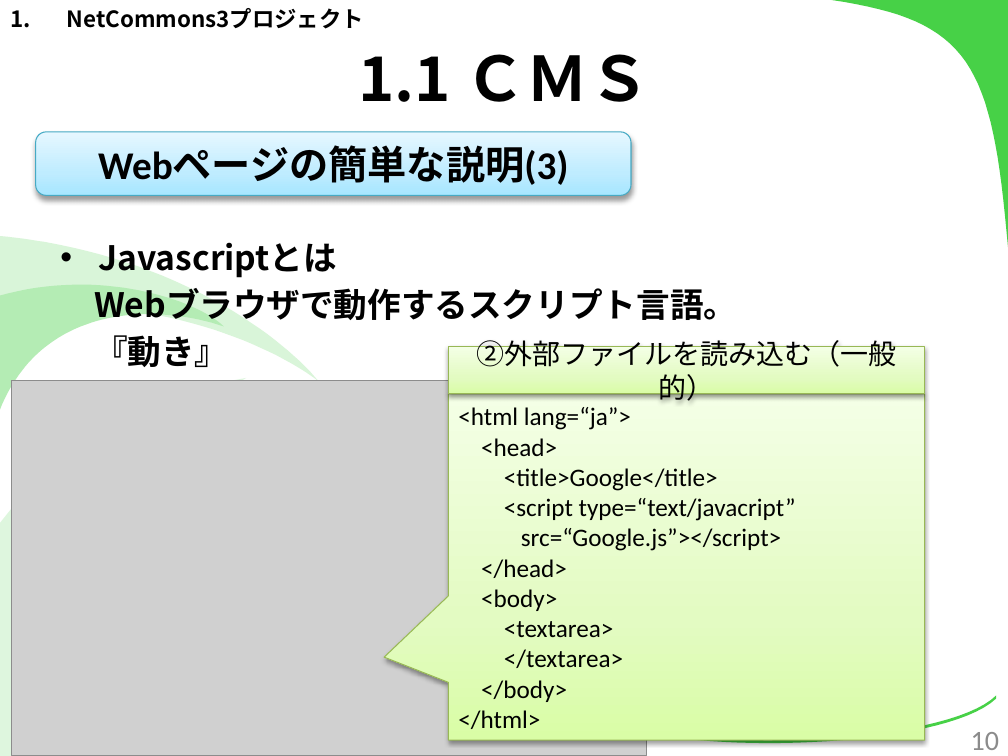
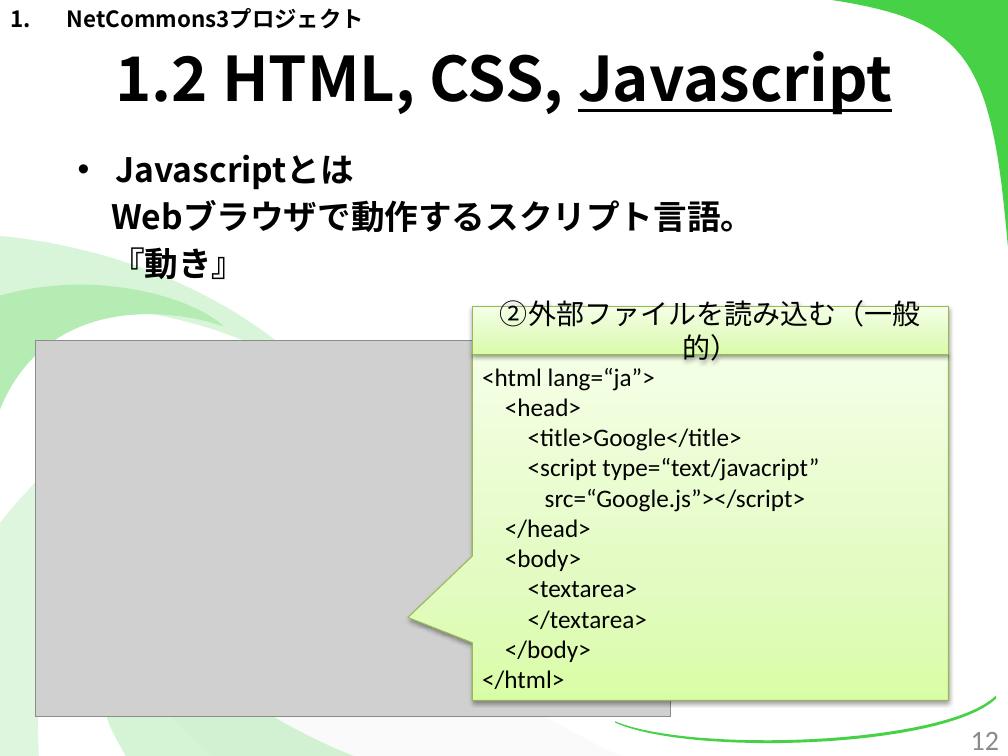
Before and after one commit to kotaro0717/Report-Management, a slide deck: slide 12 of PowerPoint/report_hokada.pptx (slide 10 before the commit). Drawn at 1008x756 pixels with LibreOffice and Linux fonts; fonts in the diff are those of the drawing; grey boxes stand for pictures. Boxes give left, top, right and bottom in pixels: in the first picture for what was removed or moved away, otherwise in the second. Text is boxed around its words. In the diff, an @@ line names an element or a change of style, - is before the commit and + after.

```diff
--- a/PowerPoint/report_hokada.pptx
+++ b/PowerPoint/report_hokada.pptx
@@ title at (x1=115, y1=51, x2=892, y2=115): text changed @@
-1.1 ＣＭＳ
+1.2 HTML, CSS, Javascript
@@ rounded rectangle removed at (x1=35, y1=132, x2=631, y2=196) @@
-Webページの簡単な説明(3)
@@ text "Javascriptとは" moved from (x1=94, y1=242, x2=737, y2=367) to (x1=111, y1=154, x2=754, y2=280) @@
@@ 1 picture, 1 speech box, 1 rectangle moved together from (x1=12, y1=347, x2=924, y2=756) to (x1=35, y1=306, x2=949, y2=716) @@
@@ page number at (x1=971, y1=732, x2=999, y2=750): text changed @@
-10
+12
```
Also in this commit, not shown: 24 other slides changed, 4 slides added.
